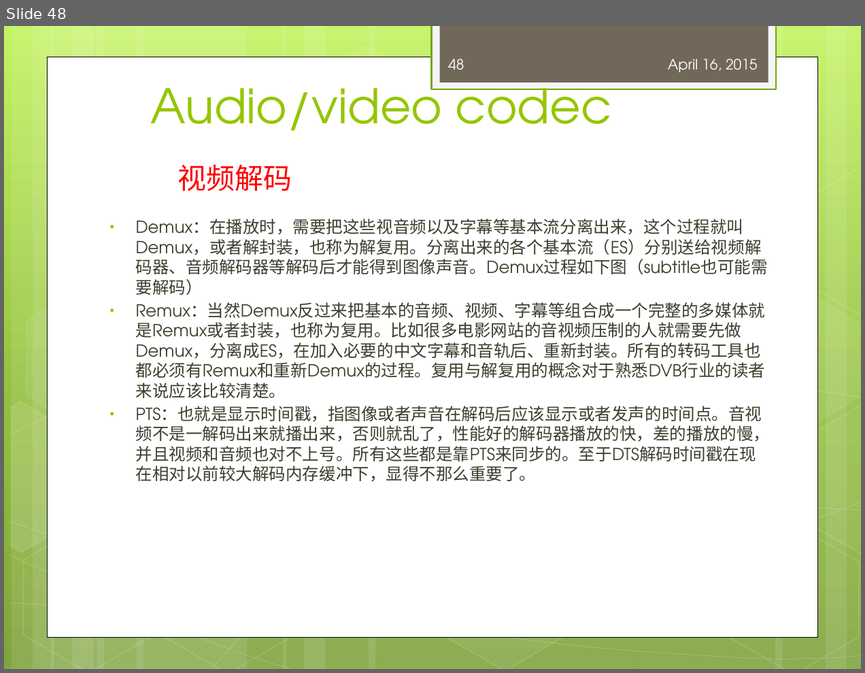
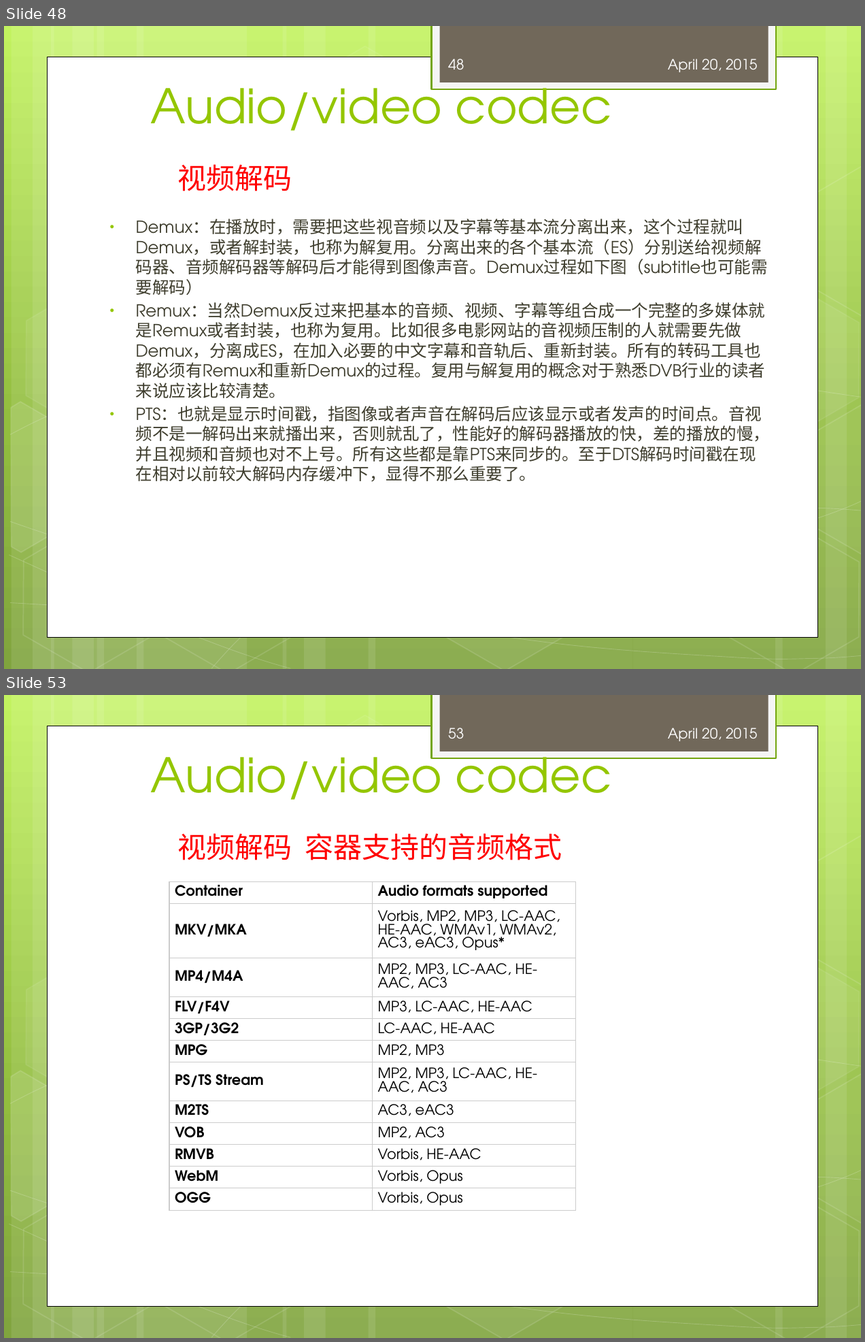
Before and after one commit to peterjerry/MeetSDK, a slide deck: engine2/Doc/training/mediaplayer_training.pptx. Shown one above the other, each under a label of ours: slide 48 before the commit, slides 48 and 53 after it; the slides between them are not shown. The pictures are 865x673 and 865x1342 pixels, drawn with LibreOffice and Linux fonts; fonts in the diff are those of the drawing. Boxes give left, top, right and bottom in pixels: in the first picture for what was removed or moved away, otherwise in the second. Text is boxed around its words. In the diff, an @@ line names an element or a change of style, - is before the commit and + after.

Commit message:
1 fix audio mode surface release problem 2 add meetplayer resource 3 fix xoplayer UpdateCheckEvent 4 update training ppt 5 fix fifobuffer.cpp

```diff
--- a/engine2/Doc/training/mediaplayer_training.pptx
+++ b/engine2/Doc/training/mediaplayer_training.pptx
@@ slide 53 added at [4,695,861,1338], background gradient #C3F35F to #93BF3F to #81A53E; not listed: 31 template elements that a slide beside it also shows @@
@@ page number added at [448,728,464,739], 12 pt, text #FEFEFE @@
+53
@@ text added at [668,728,757,741], 12 pt, text #FEFEFE @@
+April 20, 2015
@@ title added at [151,743,612,800], 40 pt, text #94C600 @@
+Audio/video codec
@@ text added at [178,833,562,860], 24 pt, text #FF0000 @@
+视频解码 容器支持的音频格式
@@ table added at [169,882,575,1222], 12 rows, 2 columns @@
+Container | Audio formats supported
+MKV/MKA | Vorbis, MP2, MP3, LC-AAC, HE-AAC, WMAv1, WMAv2, AC3, eAC3, Opus*
+MP4/M4A | MP2, MP3, LC-AAC, HE-AAC, AC3
+FLV/F4V | MP3, LC-AAC, HE-AAC
+3GP/3G2 | LC-AAC, HE-AAC
+MPG | MP2, MP3
+PS/TS Stream | MP2, MP3, LC-AAC, HE-AAC, AC3
+M2TS | AC3, eAC3
+VOB | MP2, AC3
+RMVB | Vorbis, HE-AAC
+WebM | Vorbis, Opus
+OGG | Vorbis, Opus
@@ slide 48 changed as well @@
@@ text at [668,59,757,72]: text changed @@
-April 16, 2015
+April 20, 2015
```
Also in this commit, not shown: 56 other slides changed, 4 other slides added, 32 other files.
